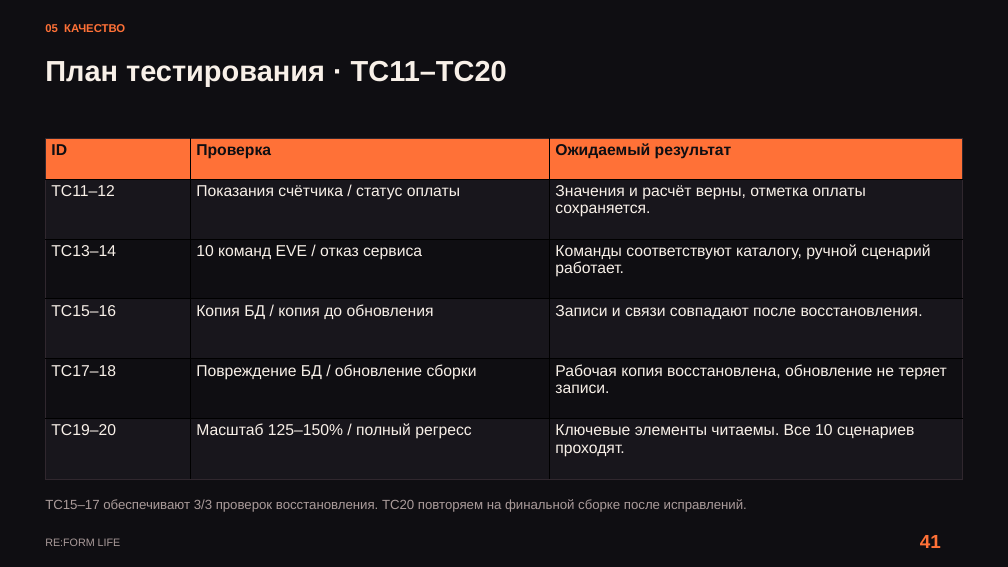
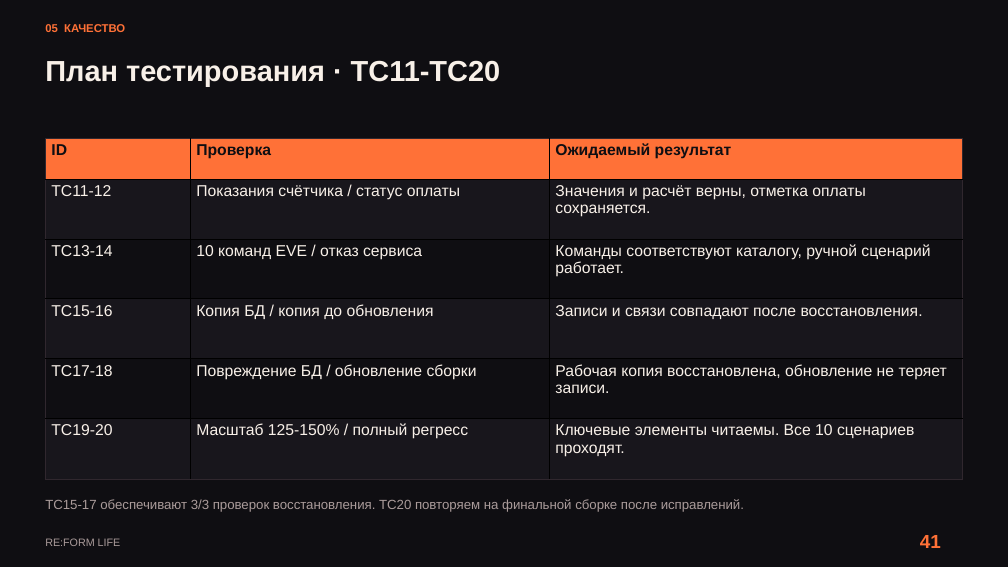
Before and after one commit to kartaamigo/RE-FORM-LIFE, a slide deck: slide 41 of docs/project-plan/RE_FORM_LIFE_Reviewed_Design.pptx. Drawn at 1008x567 pixels with LibreOffice and Linux fonts; fonts in the diff are those of the drawing. Boxes give left, top, right and bottom in pixels: in the first picture for what was removed or moved away, otherwise in the second. Text is boxed around its words. In the diff, an @@ line names an element or a change of style, - is before the commit and + after.

```diff
--- a/docs/project-plan/RE_FORM_LIFE_Reviewed_Design.pptx
+++ b/docs/project-plan/RE_FORM_LIFE_Reviewed_Design.pptx
@@ text at (45,60,501,87): text changed @@
-План тестирования · TC11–TC20
+План тестирования · TC11-TC20
@@ table at (45,138,963,478) @@
-row 2, column 1: TC11–12
+row 2, column 1: TC11-12
-row 3, column 1: TC13–14
+row 3, column 1: TC13-14
-row 4, column 1: TC15–16
+row 4, column 1: TC15-16
-row 5, column 1: TC17–18
+row 5, column 1: TC17-18
-row 6, column 1: TC19–20
+row 6, column 1: TC19-20
-row 6, column 2: Масштаб 125–150% / полный регресс
+row 6, column 2: Масштаб 125-150% / полный регресс
@@ text at (45,499,744,512): text changed @@
-TC15–17 обеспечивают 3/3 проверок восстановления. TC20 повторяем на финальной сборке после исправлений.
+TC15-17 обеспечивают 3/3 проверок восстановления. TC20 повторяем на финальной сборке после исправлений.
```
Also in this commit, not shown: 41 other slides changed, 1 other file.
